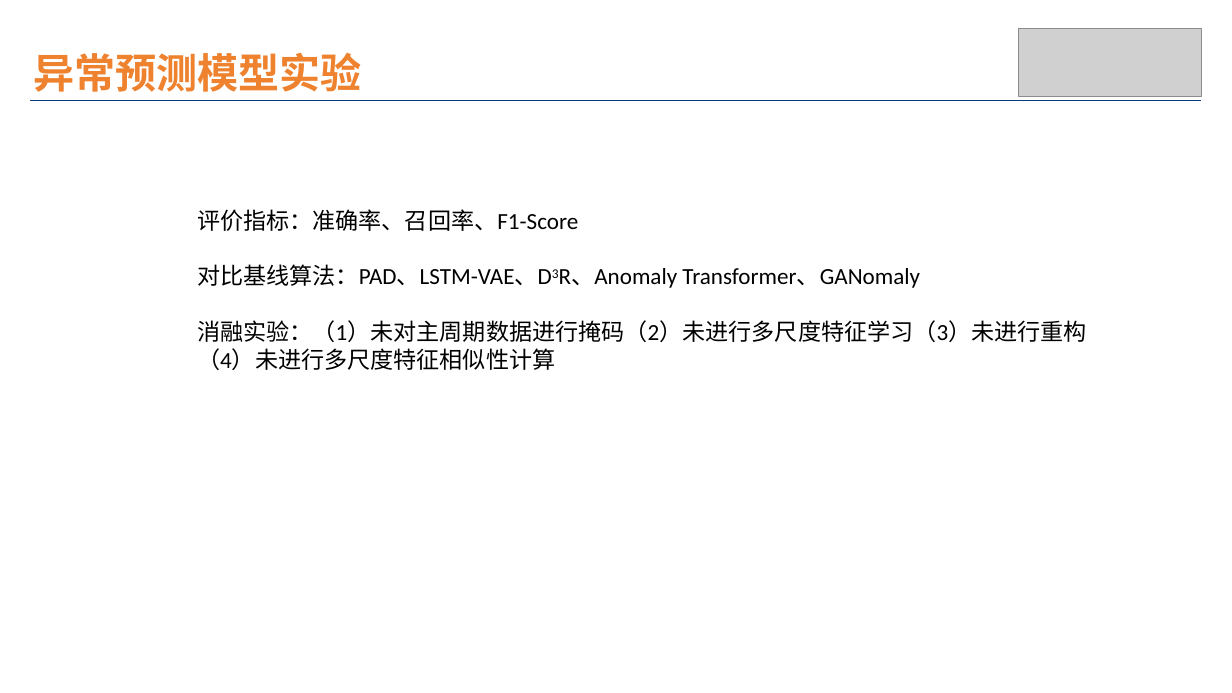
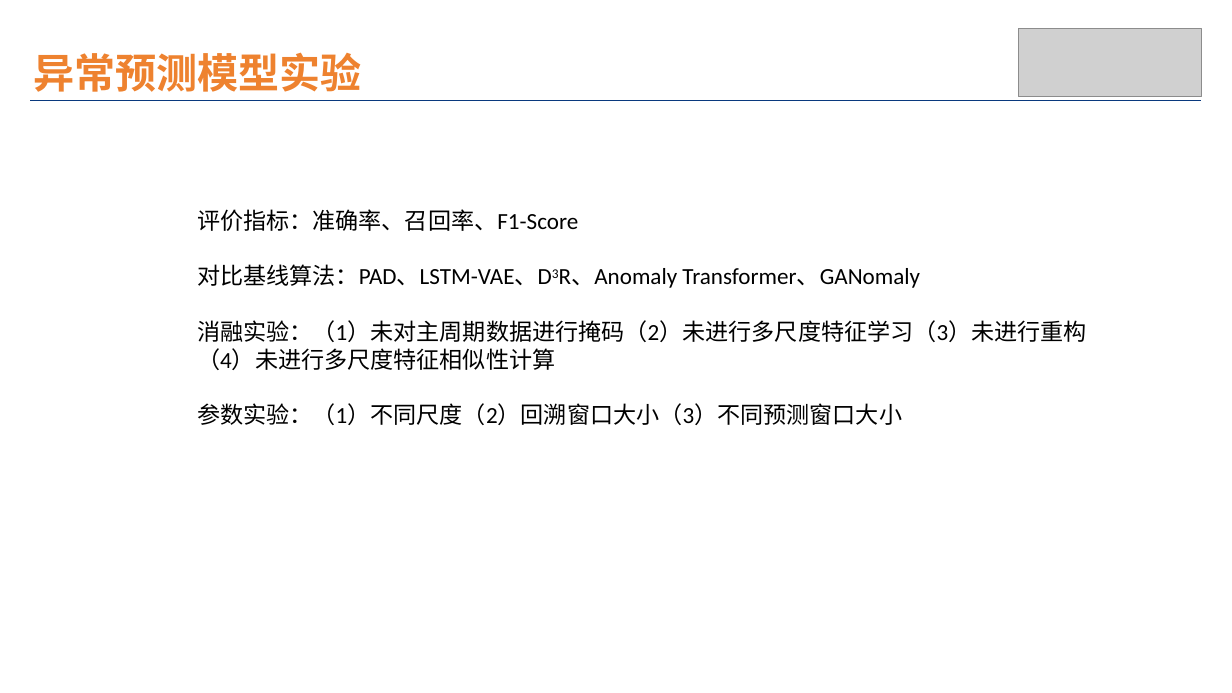
Before and after one commit to wuchenhu98/lunwen, a slide deck: slide 11 of 论文模型.pptx. Drawn at 1232x693 pixels with LibreOffice and Linux fonts; fonts in the diff are those of the drawing; grey boxes stand for pictures. Boxes give left, top, right and bottom in pixels: in the first picture for what was removed or moved away, otherwise in the second. Text is boxed around its words. In the diff, an @@ line names an element or a change of style, - is before the commit and + after.

```diff
--- a/论文模型.pptx
+++ b/论文模型.pptx
@@ text at bbox=[197, 403, 902, 425]: paragraph added @@
+参数实验：（1）不同尺度（2）回溯窗口大小（3）不同预测窗口大小
```
Also in this commit, not shown: 2 other files.
